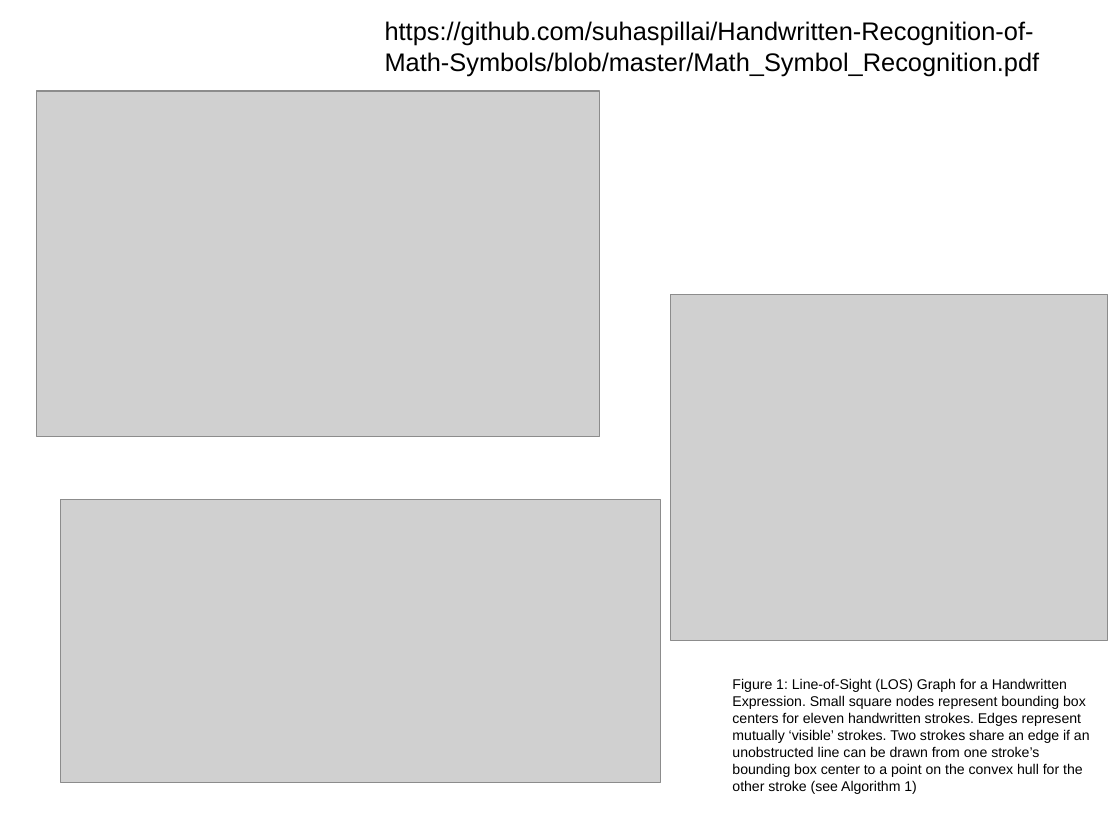
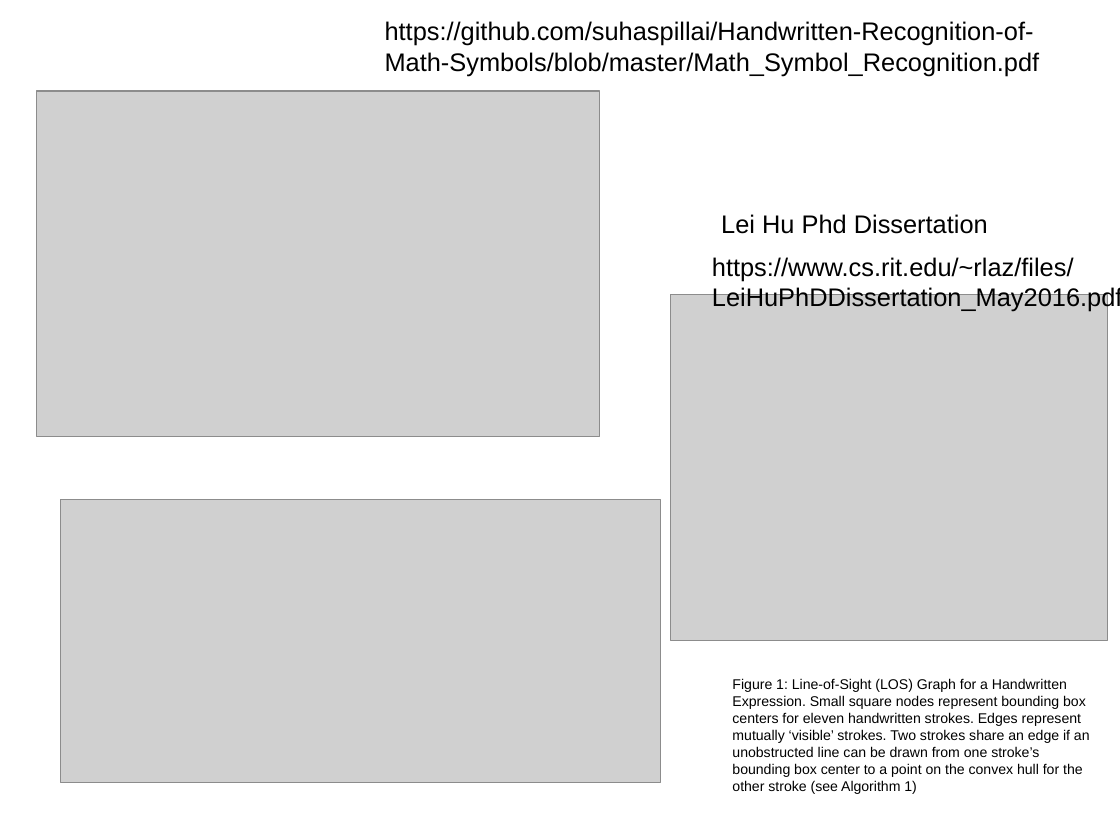
Before and after one commit to rosepark222/RNN-for-adding-two-binary-numbers, a slide deck: slide 22 of RNN.odp. Drawn at 1120x840 pixels with LibreOffice and Linux fonts; fonts in the diff are those of the drawing; grey boxes stand for pictures. Boxes give left, top, right and bottom in pixels: in the first picture for what was removed or moved away, otherwise in the second. Text is boxed around its words. In the diff, an @@ line names an element or a change of style, - is before the commit and + after.

```diff
--- a/RNN.odp
+++ b/RNN.odp
@@ text added at [721,214,988,234], 18 pt, text #000000 @@
+Lei Hu Phd Dissertation
@@ text added at [712,257,1120,312], 18 pt, text #000000 @@
+https://www.cs.rit.edu/~rlaz/files/LeiHuPhDDissertation_May2016.pdf
```
Also in this commit, not shown: 8 slides added, 2 slides removed.
